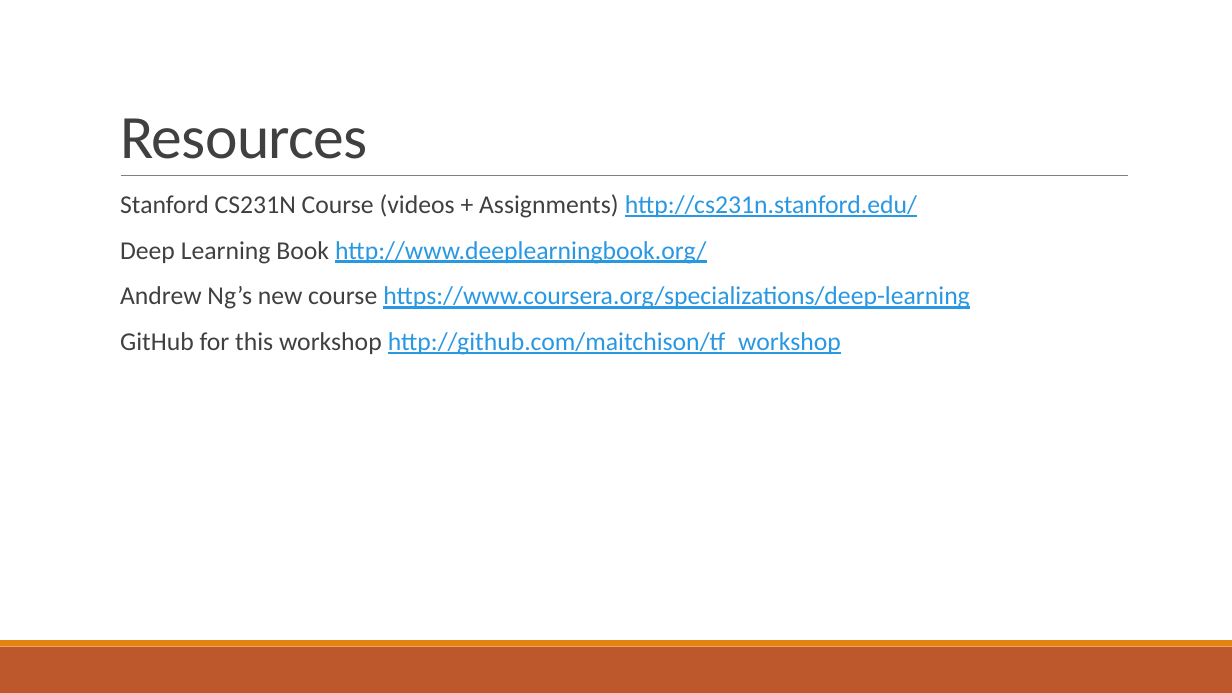
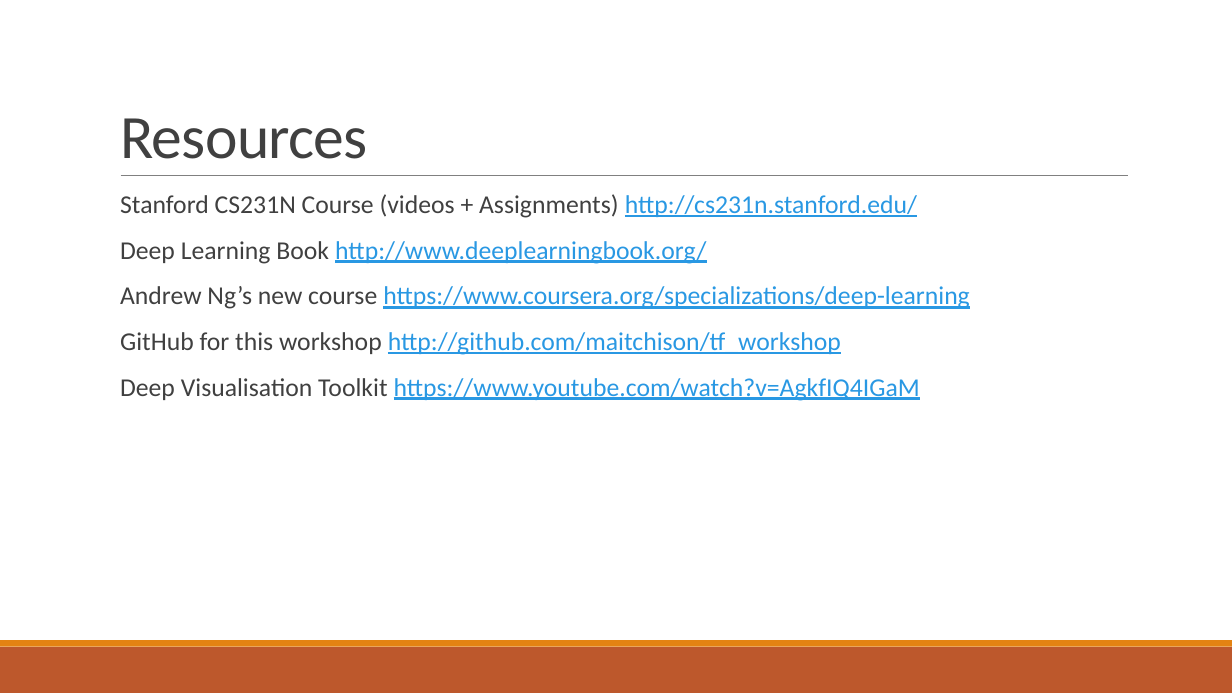
Before and after one commit to maitchison/tf_workshop, a slide deck: slide 8 of Machine Learning.pptx. Drawn at 1232x693 pixels with LibreOffice and Linux fonts; fonts in the diff are those of the drawing. Boxes give left, top, right and bottom in pixels: in the first picture for what was removed or moved away, otherwise in the second. Text is boxed around its words. In the diff, an @@ line names an element or a change of style, - is before the commit and + after.

```diff
--- a/Machine Learning.pptx
+++ b/Machine Learning.pptx
@@ text at (120,378,920,401): paragraph added @@
+  Deep Visualisation Toolkit https://www.youtube.com/watch?v=AgkfIQ4IGaM
```
Also in this commit, not shown: 4 other files.
